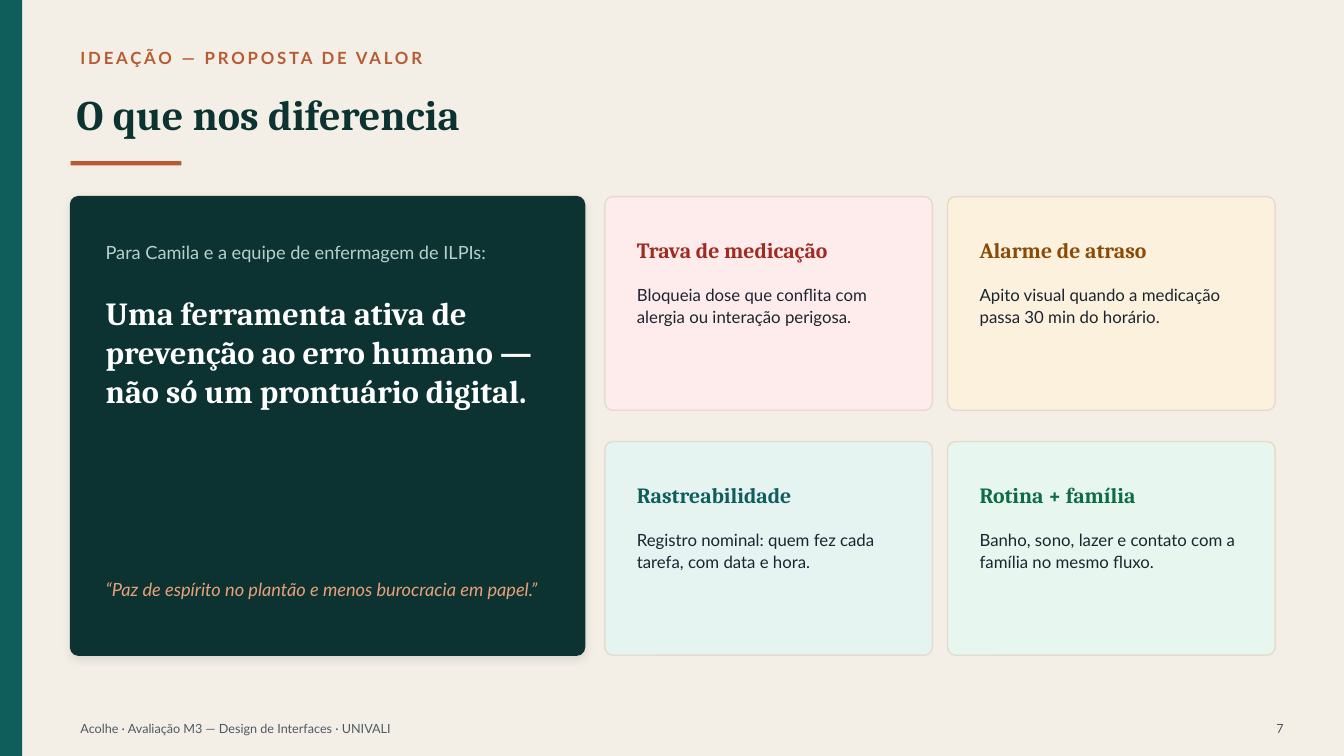
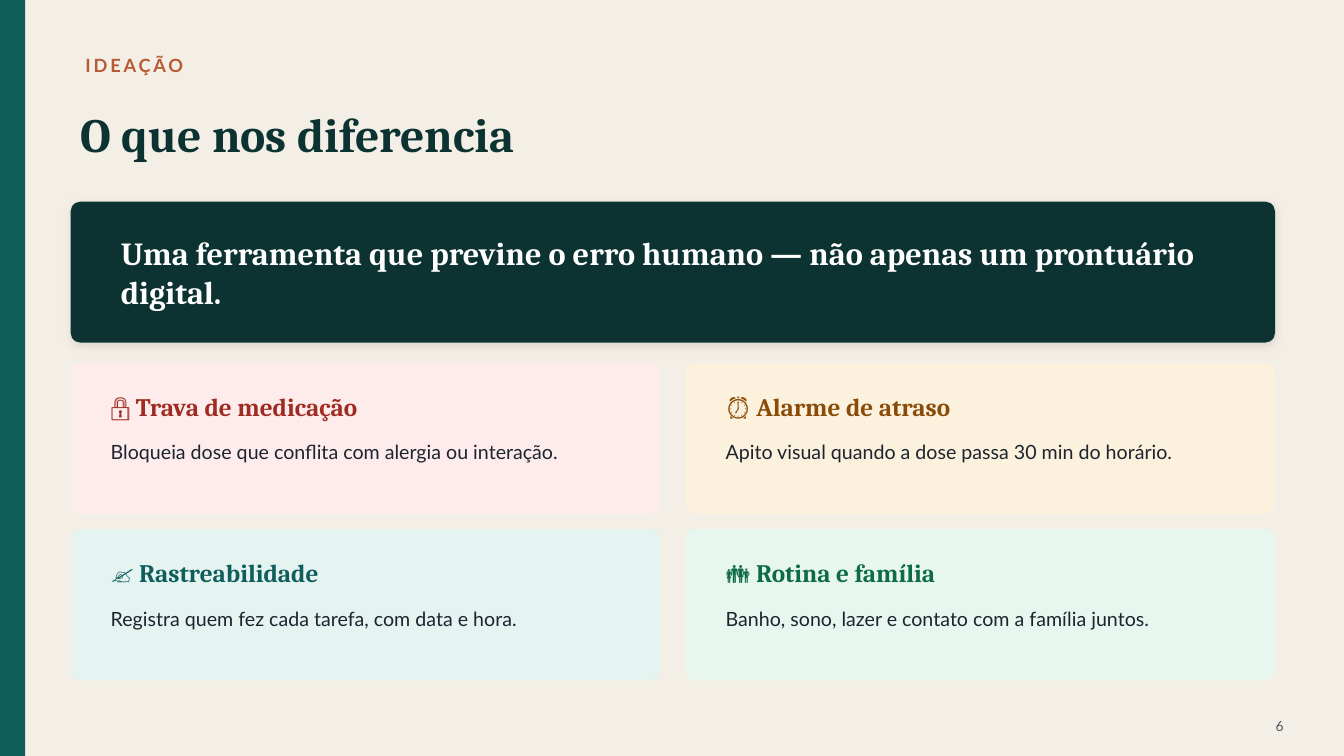
Before and after one commit to jbr121/acolhe-ilpi, a slide deck: slide 7 of apresentacao/Acolhe-Apresentacao-M3.pptx (slide 8 before the commit). Drawn at 1344x756 pixels with LibreOffice and Linux fonts; fonts in the diff are those of the drawing. Boxes give left, top, right and bottom in pixels: in the first picture for what was removed or moved away, otherwise in the second. Text is boxed around its words. In the diff, an @@ line names an element or a change of style, - is before the commit and + after.

```diff
--- a/apresentacao/Acolhe-Apresentacao-M3.pptx
+++ b/apresentacao/Acolhe-Apresentacao-M3.pptx
@@ text at bbox=[85, 57, 183, 75]: text changed; size 12 to 13 pt @@
-IDEAÇÃO — PROPOSTA DE VALOR
+IDEAÇÃO
@@ text "O que nos diferencia": place and size @@
-text "O que nos diferencia" at bbox=[76, 100, 460, 139]
+text "O que nos diferencia" at bbox=[80, 118, 514, 162]
@@ text "O que nos diferencia" at bbox=[80, 118, 514, 162]: size 30 to 34 pt @@
@@ line removed from (71, 163) to (181, 163) @@
@@ rounded rectangle added at bbox=[71, 202, 1275, 343], fill #0C3331 @@
@@ text "Uma ferramenta que previne o ..." at bbox=[121, 242, 1194, 311]: vertical alignment top to middle @@
@@ rounded rectangle removed at bbox=[605, 197, 933, 410] @@
@@ rounded rectangle removed at bbox=[948, 197, 1275, 410] @@
@@ text removed at bbox=[106, 245, 486, 263] @@
-Para Camila e a equipe de enfermagem de ILPIs:
@@ text at bbox=[121, 242, 1194, 311]: text changed @@
-Uma ferramenta ativa de prevenção ao erro humano — não só um prontuário digital.
+Uma ferramenta que previne o erro humano — não apenas um prontuário digital.
@@ rounded rectangle: place and size @@
-rounded rectangle at bbox=[71, 197, 585, 655]
+rounded rectangle at bbox=[71, 363, 660, 514]
@@ rounded rectangle at bbox=[71, 363, 660, 514]: fill #0C3331 to #FDECEB; outline #0C3331 1 pt to none; shadow off; proportions changed @@
@@ rounded rectangle added at bbox=[686, 363, 1275, 514], fill #FBF1DC @@
@@ text at bbox=[136, 398, 357, 422]: text changed; size 15.5 to 18 pt @@
-Trava de medicação
+🔒 Trava de medicação
@@ text at bbox=[756, 398, 950, 416]: text changed; size 15.5 to 18 pt @@
-Alarme de atraso
+⏰ Alarme de atraso
@@ text at bbox=[111, 444, 558, 463]: text changed; size 12 to 14 pt @@
-Bloqueia dose que conflita com alergia ou interação perigosa.
+Bloqueia dose que conflita com alergia ou interação.
@@ rounded rectangle removed at bbox=[605, 442, 933, 655] @@
@@ text at bbox=[726, 444, 1172, 463]: text changed; size 12 to 14 pt @@
-Apito visual quando a medicação passa 30 min do horário.
+Apito visual quando a dose passa 30 min do horário.
@@ rounded rectangle removed at bbox=[948, 442, 1275, 655] @@
@@ rounded rectangle added at bbox=[71, 529, 660, 681], fill #E5F3F1 @@
@@ rounded rectangle added at bbox=[686, 529, 1275, 681], fill #E7F6EE @@
@@ text at bbox=[139, 564, 318, 582]: text changed; size 15.5 to 18 pt @@
-Rastreabilidade
+✍️ Rastreabilidade
@@ text at bbox=[756, 564, 936, 582]: text changed; size 15.5 to 18 pt @@
-Rotina + família
+👪 Rotina e família
@@ text removed at bbox=[106, 582, 538, 599] @@
-“Paz de espírito no plantão e menos burocracia em papel.”
@@ text at bbox=[111, 611, 516, 630]: text changed; size 12 to 14 pt @@
-Registro nominal: quem fez cada tarefa, com data e hora.
+Registra quem fez cada tarefa, com data e hora.
@@ text at bbox=[726, 611, 1149, 630]: text changed; size 12 to 14 pt @@
-Banho, sono, lazer e contato com a família no mesmo fluxo.
+Banho, sono, lazer e contato com a família juntos.
@@ text removed at bbox=[80, 724, 391, 736] @@
-Acolhe · Avaliação M3 — Design de Interfaces · UNIVALI
@@ text removed at bbox=[1276, 724, 1283, 733] @@
-7
@@ text added at bbox=[1276, 721, 1284, 731], 10 pt, text #4E5966 @@
+6
```
Also in this commit, not shown: 12 other slides changed, 7 slides added, 6 slides removed, 1 other file.
